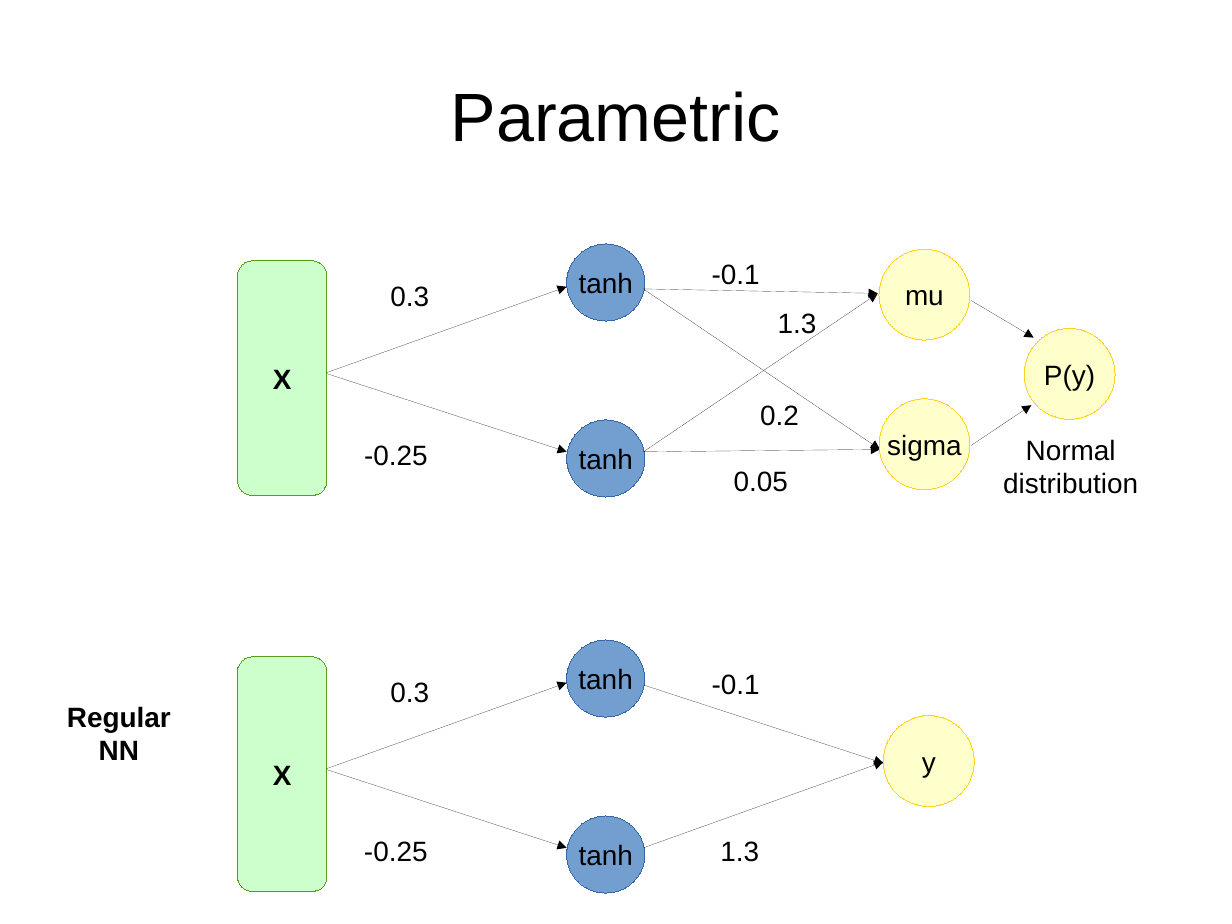
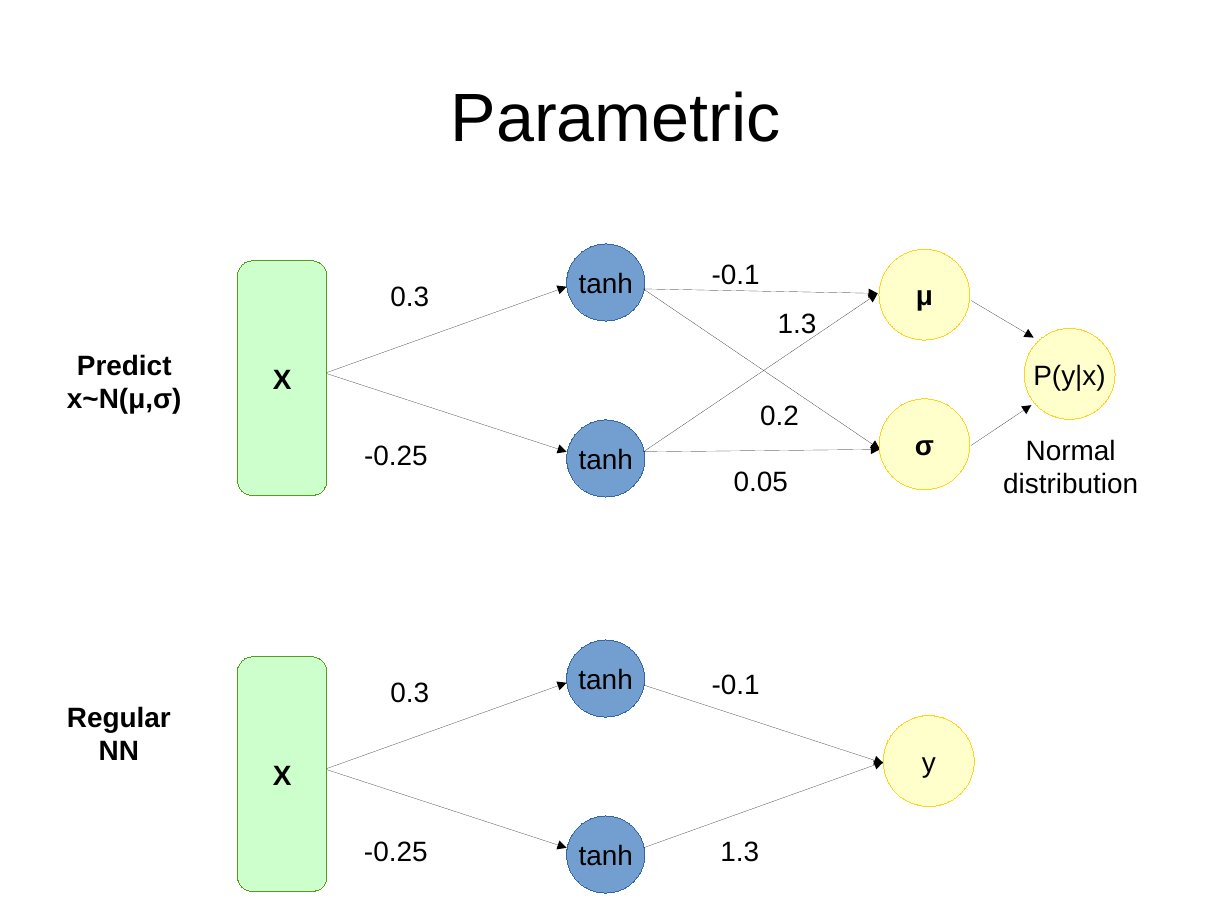
Before and after one commit to justheuristic/picsart_rl, a slide deck: slide 28 of day4/lecture_part1.odp (slide 30 before the commit). Drawn at 1232x924 pixels with LibreOffice and Linux fonts; fonts in the diff are those of the drawing. Boxes give left, top, right and bottom in pixels: in the first picture for what was removed or moved away, otherwise in the second. Text is boxed around its words. In the diff, an @@ line names an element or a change of style, - is before the commit and + after.

Commit message:
fix lecture titles, minor typos, major typos, etc.

```diff
--- a/day4/lecture_part1.odp
+++ b/day4/lecture_part1.odp
@@ text in ellipse at <box>916,290,933,310</box>: text changed; bold on @@
-mu
+μ
@@ text added at <box>67,354,182,413</box>, 18 pt, text #000000, bold @@
+Predict
+x~N(μ,σ)
@@ text in ellipse at <box>1033,364,1105,390</box>: text changed @@
-P(y)
+P(y|x)
@@ text in ellipse at <box>915,440,934,456</box>: text changed; bold on @@
-sigma
+σ
```
Also in this commit, not shown: 14 other slides changed, 3 slides added, 2 slides removed, 2 other files.
